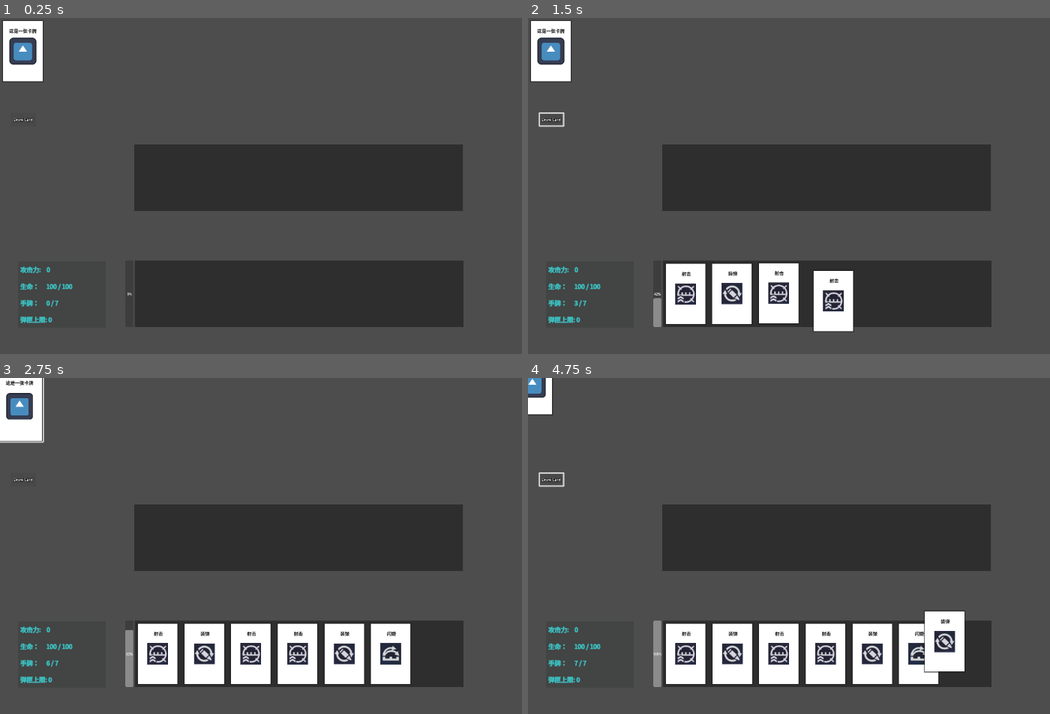
Above: before the commit, frames 1-4 (two rows, left to right).
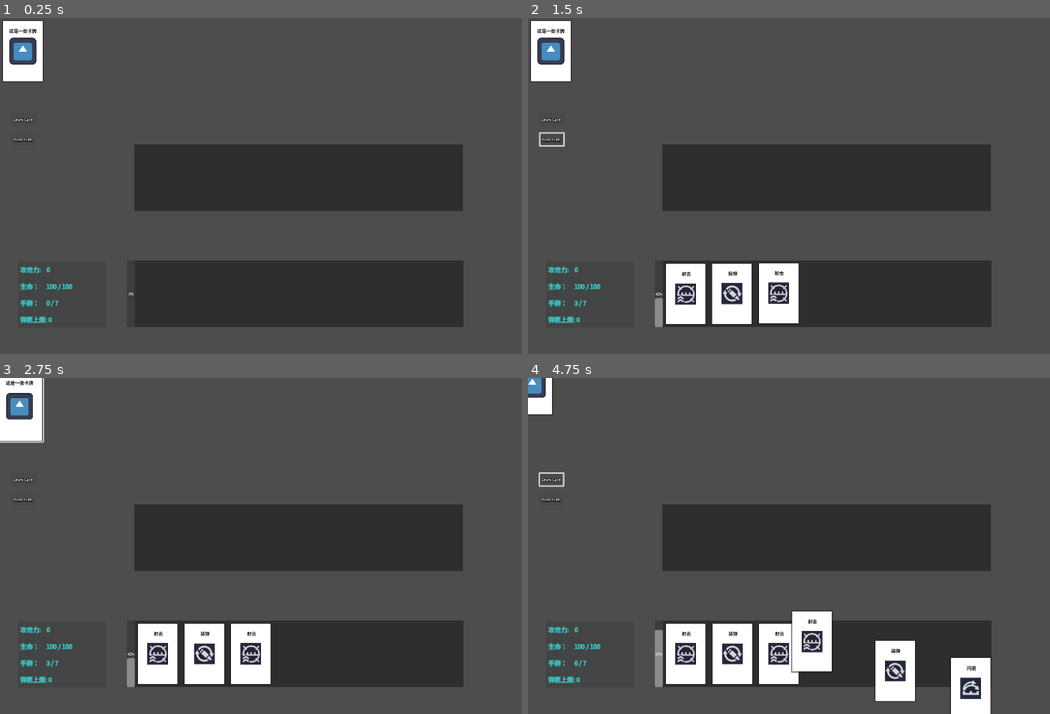
Above: after the commit, the same moments.

Repository: secondreich/Cards-of-Gun
Game: Godot game, scene res://main.tscn
Two runs of this game, one before a commit and one after it. Both use one fixed random seed, a clock stepped at 60 frames per second and the inputs below. The engine's default icon, where the game draws it, is replaced by a stand-in: a white triangle on a blue panel in a dark square.
Inputs (mouse positions are in pixels of both pictures, inside the frame that each line leads up to; where the layout moved, square brackets give the same spot in the first picture):
- Up to frame 1 (0.25 s): no input
- Up to frame 2 (1.5 s): click (554, 118) at 0.5 s; click (554, 138) [554, 118] at 1.25 s
- Up to frame 3 (2.75 s): click (20, 411) at 2.02 s
- Up to frame 4 (4.75 s): click (548, 404) at 2.77 s; click (543, 398) at 3.52 s; click (554, 478) at 4.25 s

The runs differ from the first frame. In frame 1, less than 0.1% of the frame differs, in the area x 2-26%, y 35-83%; in frame 2, 1.5%; in frame 3, 3.9%; in frame 4, 6.3%, in the area x 2-89%, y 35-100%.
Error before the commit: Invalid call. Nonexistent function 'add_card' in base 'Nil'. (res://Card/card.gd:83)
Error after the commit: Invalid call. Nonexistent function 'add_card' in base 'Nil'. (res://Card/card.gd:87)

Commit message:
更新下一回合按钮

Diff:
--- a/Card/card.gd
+++ b/Card/card.gd
@@ -2,7 +2,7 @@
 
 class_name card
 
-enum cardState{following, dragging, vfs}
+enum cardState{following, dragging, del, vfs}
 @export var cardCurrentState = cardState.following
 @export var follow_target : Node
 
@@ -56,6 +56,10 @@
 				velocity *= (1.0 - damping)
 				global_position += velocity * delta
 
+		cardState.del:
+			self.queue_free()
+			follow_target.queue_free()
+
 func _on_mouse_entered():
 	if self.size == original_size:
 		var tween = create_tween()
--- a/main.gd
+++ b/main.gd
@@ -64,3 +64,9 @@
 func update_data() -> void:
 	$HandCardPer.value = scene_1.card_total_num
 	$PlayerProperty/PlayerHandCard.text = "手牌：     "+ str(scene_1.card_total_num) + " / " + str(MaxHandCard)
+
+func next_turn() -> void:
+	var usedCards = $UsedCards.cardDeck.get_children()
+	for c in usedCards:
+		c.cardCurrentState = c.cardState.del
+	pass
--- a/main.tscn
+++ b/main.tscn
@@ -64,6 +64,33 @@
 text = "Draw Card"
 label_settings = SubResource("LabelSettings_h2yge")
 
+[node name="NextTurn" type="Panel" parent="."]
+self_modulate = Color(1, 1, 1, 0.121569)
+offset_left = 55.0
+offset_top = 552.5
+offset_right = 174.9997
+offset_bottom = 617.5
+
+[node name="TextureRect" type="TextureRect" parent="NextTurn"]
+layout_mode = 0
+offset_right = 120.0
+offset_bottom = 65.0
+
+[node name="Button" type="Button" parent="NextTurn"]
+layout_mode = 0
+offset_right = 120.0
+offset_bottom = 65.0
+theme = ExtResource("3_h2yge")
+
+[node name="Label" type="Label" parent="NextTurn"]
+layout_mode = 0
+offset_left = 13.3333
+offset_top = 20.0
+offset_right = 105.333
+offset_bottom = 46.0
+text = "Next Turn"
+label_settings = SubResource("LabelSettings_h2yge")
+
 [node name="HandCards" parent="." groups=["卡组分组"] instance=ExtResource("2_0xm2m")]
 offset_left = 647.5
 offset_top = 1170.0
@@ -77,9 +104,9 @@
 offset_bottom = 930.0
 
 [node name="HandCardPer" type="ProgressBar" parent="."]
-offset_left = 602.5
+offset_left = 610.0
 offset_top = 1170.0
-offset_right = 640.5
+offset_right = 648.0
 offset_bottom = 1490.0
 fill_mode = 3
 
@@ -144,3 +171,4 @@
 metadata/_edit_use_anchors_ = true
 
 [connection signal="button_down" from="DrawCard/Button" to="." method="get_cards"]
+[connection signal="button_down" from="NextTurn/Button" to="." method="next_turn"]
